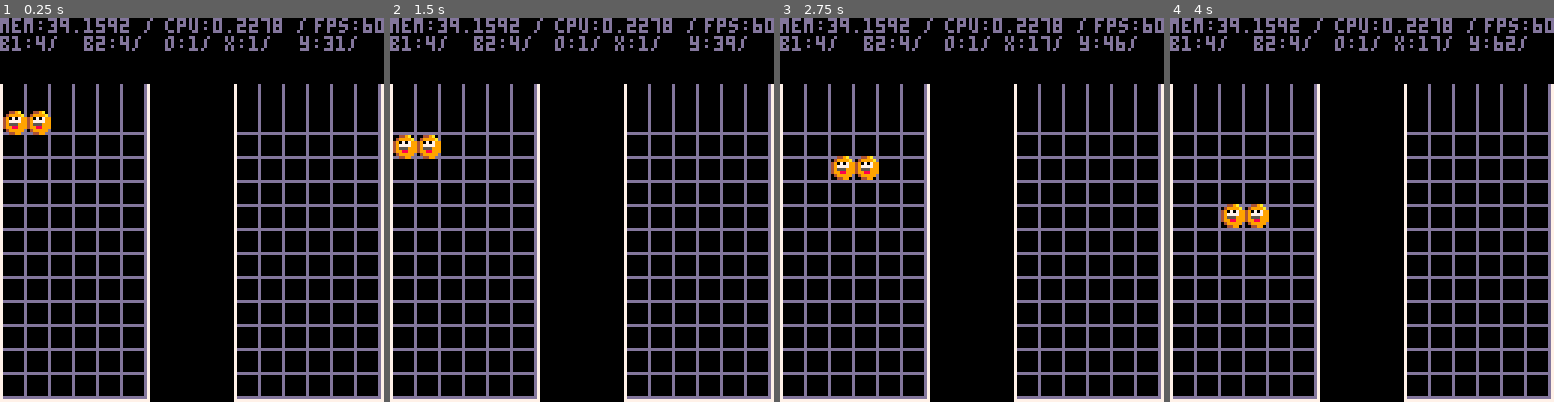
Above: before the commit, frames 1-4 (left to right).
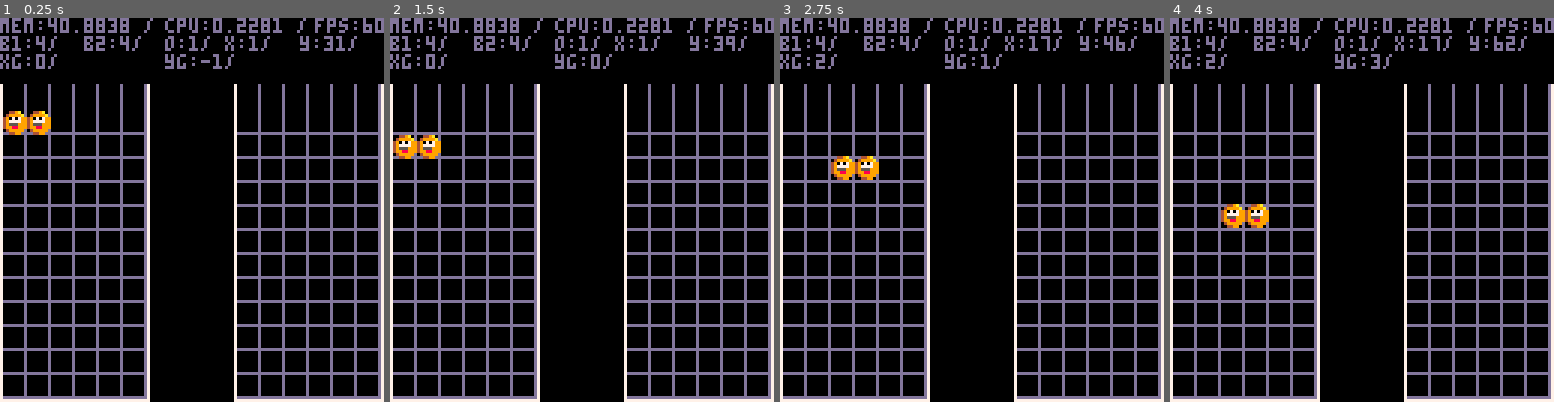
Above: after the commit, the same moments.

Repository: jlbeard84/pico-pop
Game: PICO-8 cartridge pico-pop.p8
Two runs of this game, one before a commit and one after it. Both use one fixed random seed, a clock stepped at 60 frames per second and the inputs below.
Inputs:
- Up to frame 1 (0.25 s): no input
- Up to frame 2 (1.5 s): no input
- Up to frame 3 (2.75 s): hold Right 1.6-2.1 s; hold Right from 2.47 s (still down)
- Up to frame 4 (4 s): release Right at 3.03 s; hold Left 3.08-3.58 s; hold Down 3.63-3.97 s

The runs differ from the first frame. In frame 1, 0.7% of the frame differs, in the area x 0-74%, y 0-14%; in frame 2, 0.7%; in frame 3, 0.7%; in frame 4, 0.7%.

Commit message:
Added grid translation methods

Diff:
--- a/pico-pop.p8
+++ b/pico-pop.p8
@@ -11,16 +11,20 @@
 
 gridwidth=6
 gridheight=12
+gridtop=30
+
 p1grid={}
-p2grid={}
 p1gridoffset=1
 p1gridend=49
+
+p2grid={}
 p2gridoffset=79
 p2gridend=127
-gridtop=30
+
+xgrid=0
+ygrid=0
 
 --orientation:1=horizontal,2=vertical
-
 p1currentblockx, p1currentblocky, p1block1, p1block2, p1orientation, p1timer = 0,0,0,0,1,0
 
 --picostates:0=none,1=red,2=green,3=blue,4=yellow,5=pink
@@ -44,7 +48,25 @@
 			end
 		end
 	end
-
+end
+
+function transgridxpos(p,x)
+	xoffset=p1gridoffset
+
+	if p==2 then
+		xoffset=p2gridoffset
+	end
+
+	xpos=(x-xoffset)/8
+
+	return xpos
+end
+
+function transgridypos(y)
+	yoffset=gridtop
+	ypos=flr((y-yoffset)/8)-1
+
+	return ypos
 end
 
 function _update60()
@@ -94,6 +116,8 @@
 			p1currentblocky=127-8
 		end
 
+		xgrid=transgridxpos(1, p1currentblockx)
+		ygrid=transgridypos(p1currentblocky)
 	end
 end
 
@@ -172,6 +196,9 @@
 		print('o:'..p1orientation.."/", 55, 6, 13)
 		print('x:'..p1currentblockx.."/", 75, 6, 13)
 		print('y:'..p1currentblocky.."/", 100, 6, 13)
+
+		print('xg:'..xgrid.."/", 0, 12, 13)
+		print('yg:'..ygrid.."/", 55, 12, 13)
 	end
 end
 
